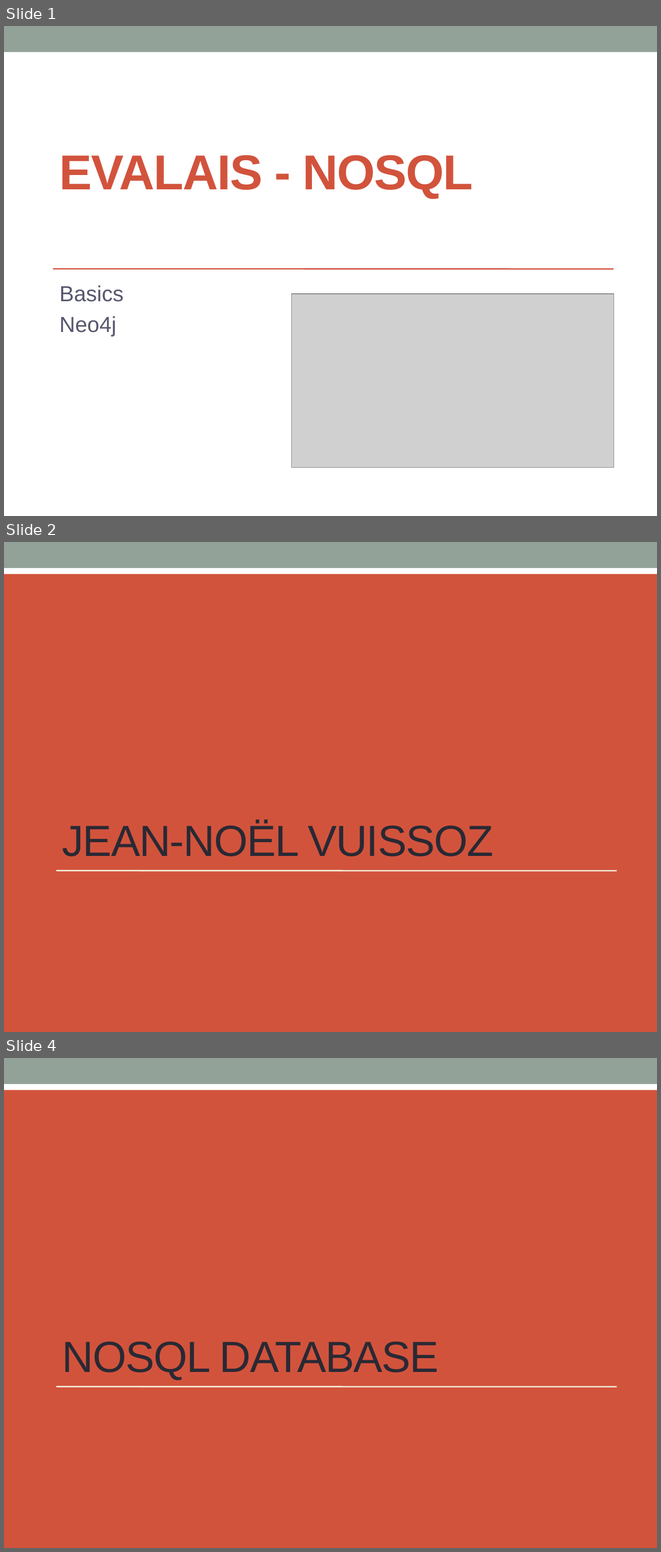
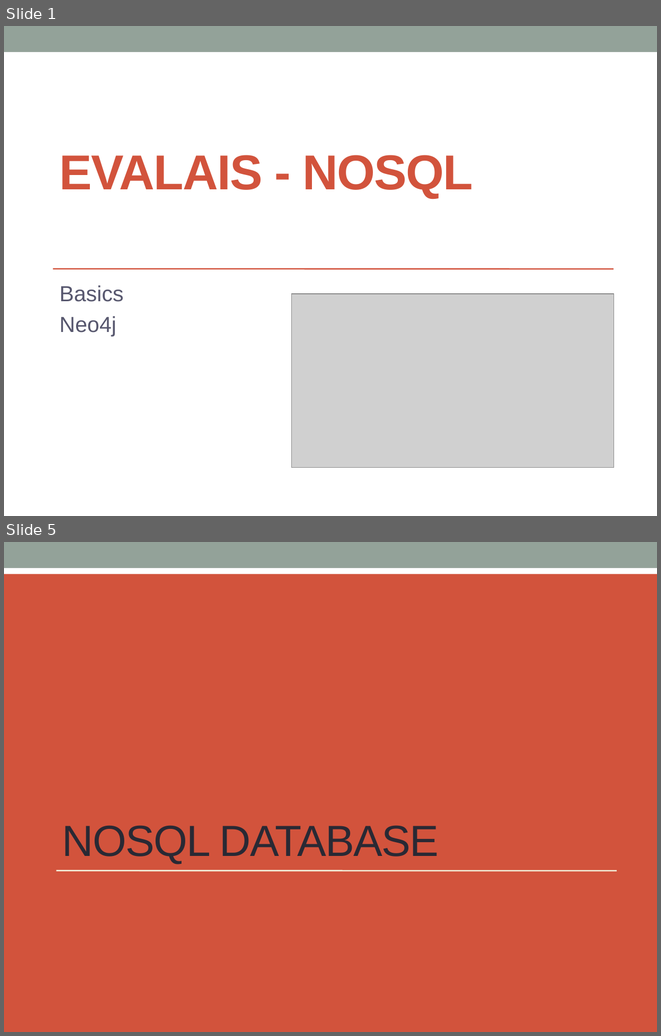
Before and after one commit to mejnv/evalais, a slide deck: neo4j-evalais/pres/evalais_neo4j.pptx. Shown one above the other, each under a label of ours: slides 1, 2 and 4 before the commit, slides 1 and 5 after it; the slides between them are not shown. The pictures are 661x1552 and 661x1036 pixels, drawn with LibreOffice and Linux fonts; fonts in the diff are those of the drawing; grey boxes stand for pictures. Boxes give left, top, right and bottom in pixels: in the first picture for what was removed or moved away, otherwise in the second. Text is boxed around its words. In the diff, an @@ line names an element or a change of style, - is before the commit and + after.

```diff
--- a/neo4j-evalais/pres/evalais_neo4j.pptx
+++ b/neo4j-evalais/pres/evalais_neo4j.pptx
@@ slide 2 removed at bbox=[4, 542, 657, 1032], background #D2533C; not listed: 3 template elements that a slide beside it also shows @@
@@ title removed at bbox=[62, 821, 493, 856] @@
-JEAN-NOËL VUISSOZ
@@ what was slide 4 is now slide 5 @@
```
Also in this commit, not shown: 4 slides changed, 2 slides added, 4 other files.
